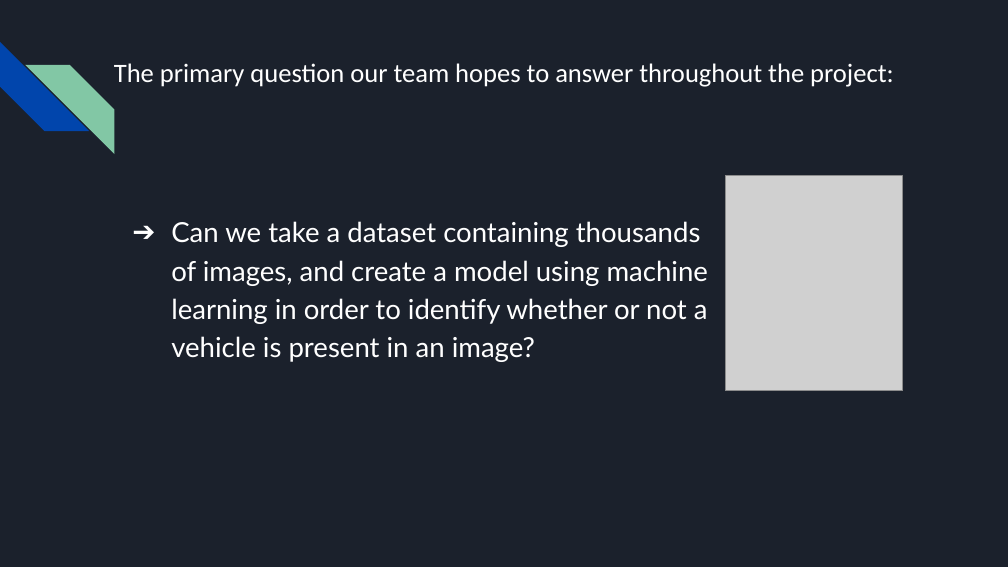
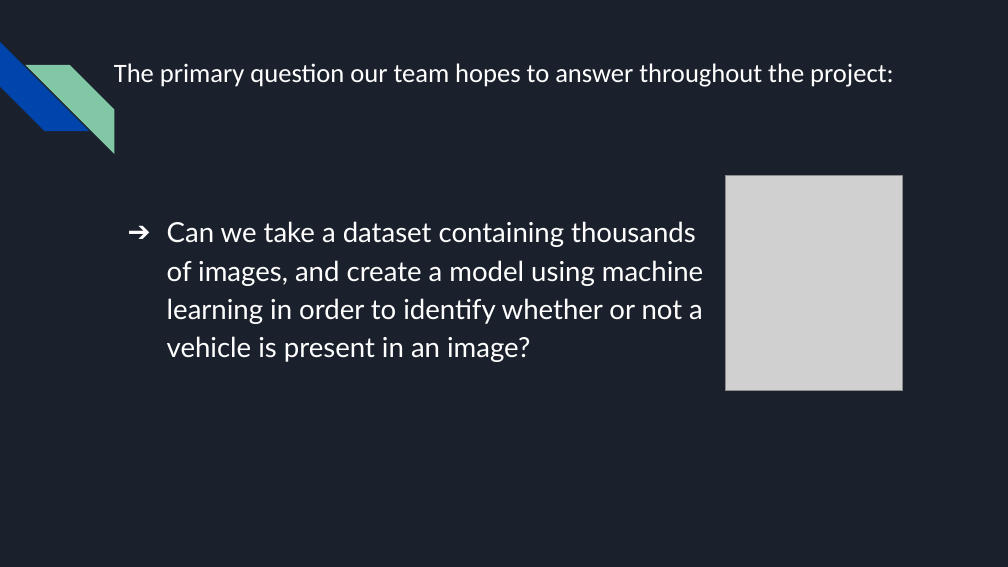
Before and after one commit to jillibus/Vechicle-Identification, a slide deck: slide 4 of Vehicle Identification Draft.pptx. Drawn at 1008x567 pixels with LibreOffice and Linux fonts; fonts in the diff are those of the drawing; grey boxes stand for pictures. Boxes give left, top, right and bottom in pixels: in the first picture for what was removed or moved away, otherwise in the second. Text is boxed around its words. In the diff, an @@ line names an element or a change of style, - is before the commit and + after.

```diff
--- a/Vehicle Identification Draft.pptx
+++ b/Vehicle Identification Draft.pptx
@@ text "Can we take a dataset ...": place and size @@
-text "Can we take a dataset ..." at <box>171,221,708,362</box>
+text "Can we take a dataset ..." at <box>167,221,703,362</box>
```
Also in this commit, not shown: 3 other slides changed, 2 slides added, 2 slides removed.
